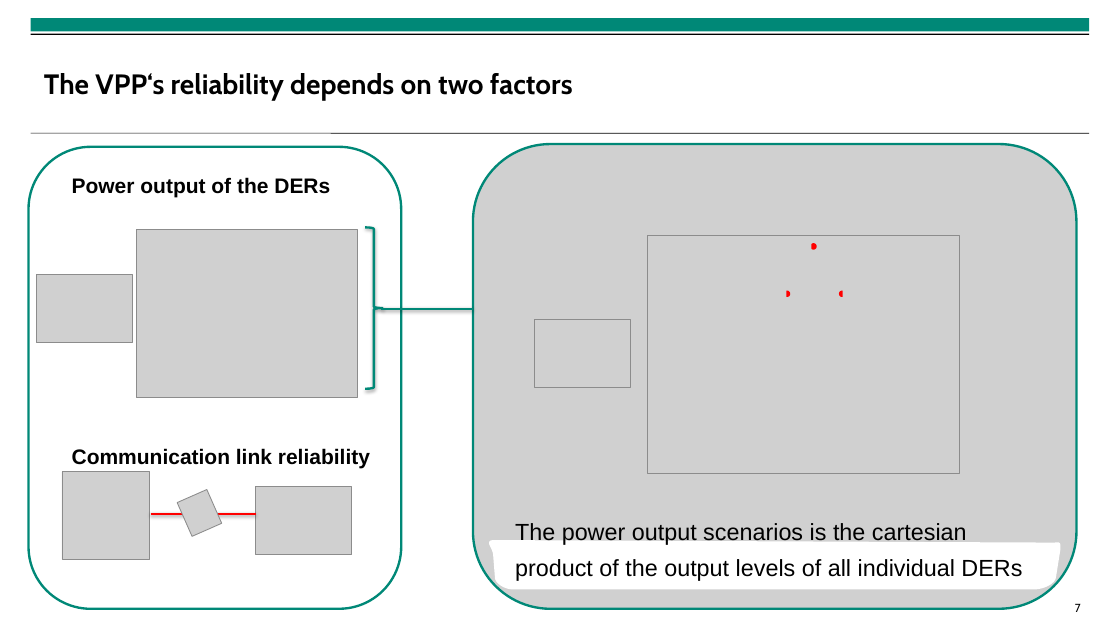
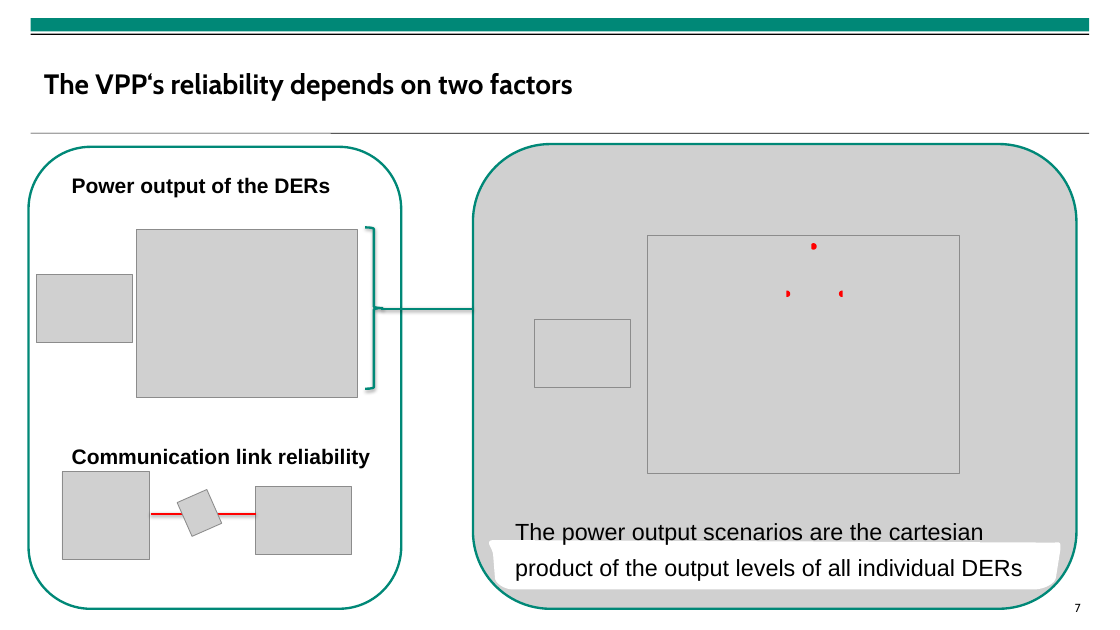
Before and after one commit to isabella-grieser/VNR-optimization-for-VPP, a slide deck: slide 7 of presentation/VPP_Presentation_EINS.pptx. Drawn at 1120x630 pixels with LibreOffice and Linux fonts; fonts in the diff are those of the drawing; grey boxes stand for pictures; background and template pictures are left out. Boxes give left, top, right and bottom in pixels: in the first picture for what was removed or moved away, otherwise in the second. Text is boxed around its words. In the diff, an @@ line names an element or a change of style, - is before the commit and + after.

```diff
--- a/presentation/VPP_Presentation_EINS.pptx
+++ b/presentation/VPP_Presentation_EINS.pptx
@@ text in freeform shape at (x1=515, y1=523, x2=1022, y2=581): text changed @@
-The power output scenarios is the cartesian product of the output levels of all individual DERs
+The power output scenarios are the cartesian product of the output levels of all individual DERs
```
Also in this commit, not shown: 6 other slides changed, 9 slides added, 1 slide removed, 18 other files.
